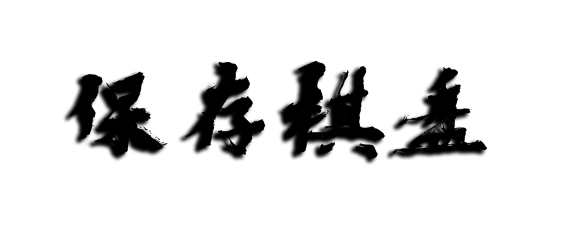
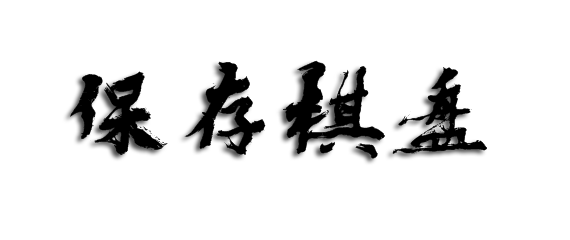
Before/after of a 570px x 240px layered artwork. What changed in the layer stack:
pixels changed over [62, 60, 487, 165] (layer not identified)
